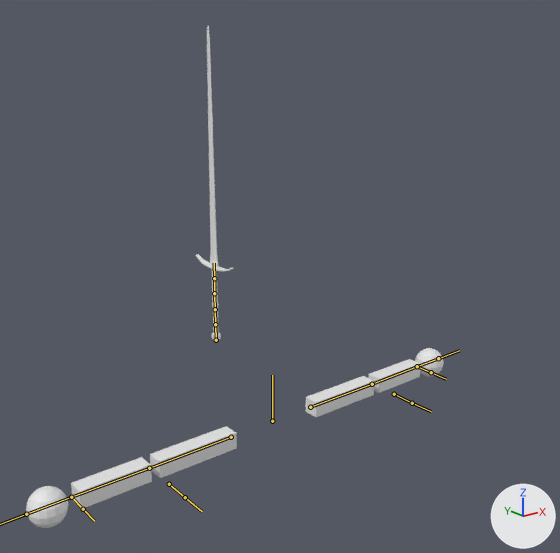
What one commit did to the FBX model Assets/Models/Enemy Arms.fbx.
Camera for both pictures: a 50 mm camera at (-0.257, -0.328, 0.221) aimed at (-0.013, -0.023, 0.099). Every picture has the same lights, and +X, +Y and +Z are marked at lower right. The bones that bend it are drawn over the model as lines.

In view in the first picture: 'BastardSword1', 'Cube'.
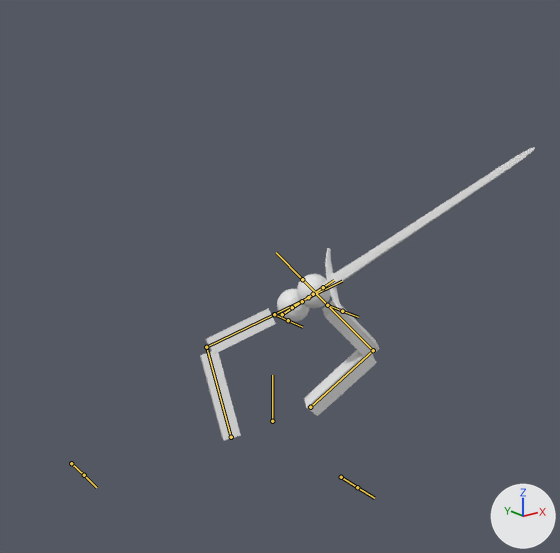
The newer file adds an action. The first version stands in its rest pose; the second is drawn at frame 20 of the action 'Armature.002|Stagger'.

Pixel boxes (x1, y1, x2, y2) of what changed, in the pictures (560 x 553 px):
'Cube', posed (57% narrower, 8% shorter)
    before: (26, 348, 444, 528)
    after: (200, 274, 379, 440)
'BastardSword1', posed
    before: (196, 26, 233, 341)
    after: (322, 147, 535, 313)
bone 'Shoulder.R', root to tip
    before: (310, 407) to (372, 384)
    after: (310, 407) to (373, 350)
bone 'Arm.R', root to tip
    before: (372, 384) to (417, 366)
    after: (373, 350) to (327, 305)
bone 'Shoulder.L', root to tip
    before: (231, 437) to (149, 468)
    after: (231, 437) to (206, 347)
bone 'Arm.L', root to tip
    before: (149, 468) to (71, 497)
    after: (206, 347) to (274, 314)
bone 'Sword.Root', root to tip
    before: (216, 340) to (215, 309)
    after: (282, 314) to (302, 301)

Edits to the bpy script that builds the scene:
```text
Change bone_shoulder_r:
    where bone_shoulder_r = bpy.data.objects['Armature.002'].pose.bones['Shoulder.R']  # child of 'Root'
    bone_shoulder_r.rotation_quaternion: (1.0, 0.0, 0.0, 0.0) -> (0.646, -0.086, 0.592, 0.474)  # degrees (0, 0, 0) -> degrees (58, 58, 106)
Change bone_arm_r:
    where bone_arm_r = bpy.data.objects['Armature.002'].pose.bones['Arm.R']  # child of 'Shoulder.R'
    bone_arm_r.rotation_quaternion: (1.0, 0.0, 0.0, 0.0) -> (0.738, -0.675, 0.0, 0.0)  # degrees (0, 0, 0) -> degrees (-85, 0, 0)
Change bone_shoulder_l:
    where bone_shoulder_l = bpy.data.objects['Armature.002'].pose.bones['Shoulder.L']  # child of 'Root'
    bone_shoulder_l.rotation_quaternion: (1.0, 0.0, 0.0, 0.0) -> (0.496, 0.674, -0.499, 0.224)  # degrees (0, 0, 0) -> degrees (132, -53, -48)
Change bone_arm_l:
    where bone_arm_l = bpy.data.objects['Armature.002'].pose.bones['Arm.L']  # child of 'Shoulder.L'
    bone_arm_l.rotation_quaternion: (1.0, 0.0, 0.0, 0.0) -> (0.771, 0.637, 0.0, 0.0)  # degrees (0, 0, 0) -> degrees (79, 0, 0)
Change bone_sword_root:
    where bone_sword_root = bpy.data.objects['Armature.002'].pose.bones['Sword.Root']
    bone_sword_root.location: (0.0, 0.0, 0.0) -> (-2.36, 1.38, 1.08)
    bone_sword_root.rotation_quaternion: (1.0, 0.0, 0.0, 0.0) -> (0.107, -0.435, 0.889, 0.096)  # degrees (0, 0, 0) -> degrees (-5, 164, 52)
```
